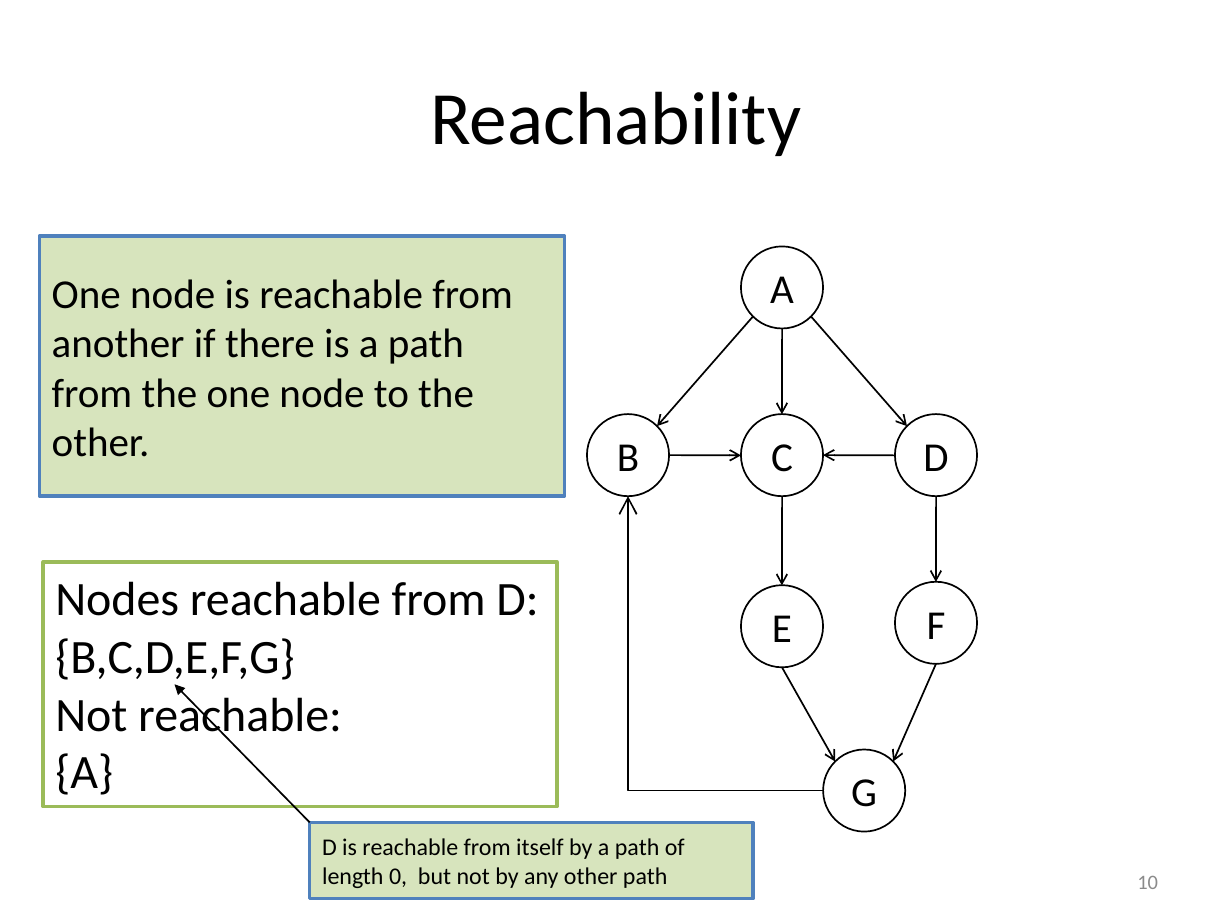
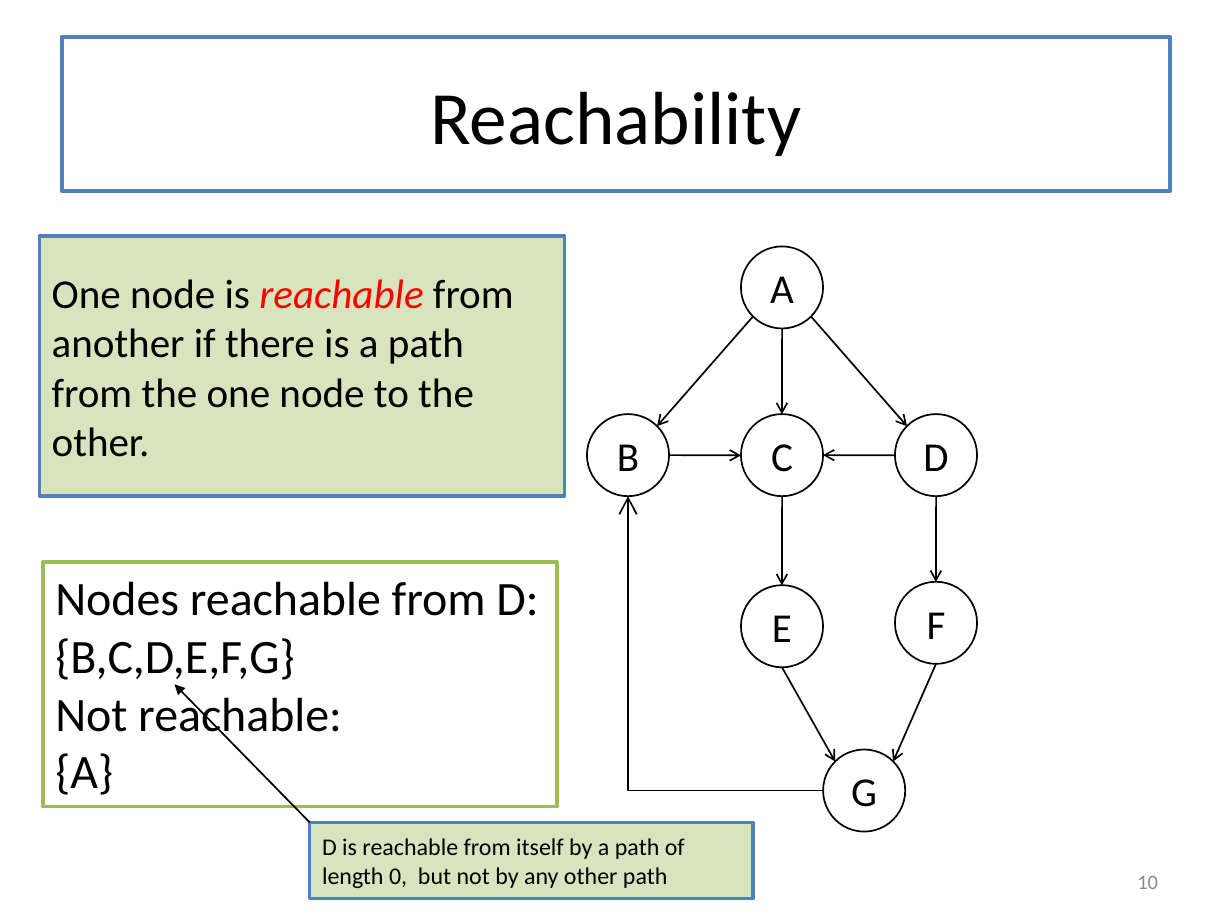
Before and after one commit to mwand/cs5010f16, a slide deck: slide 10 of Slides/Lesson 8.4 Searching in a Graph.pptx. Drawn at 1232x924 pixels with LibreOffice and Linux fonts; fonts in the diff are those of the drawing. Boxes give left, top, right and bottom in pixels: in the first picture for what was removed or moved away, otherwise in the second. Text is boxed around its words. In the diff, an @@ line names an element or a change of style, - is before the commit and + after.

```diff
--- a/Slides/Lesson 8.4 Searching in a Graph.pptx
+++ b/Slides/Lesson 8.4 Searching in a Graph.pptx
@@ title "Reachability": place and size @@
-title "Reachability" at [430, 91, 801, 156]
+title "Reachability" at [62, 37, 1170, 191]
@@ title "Reachability" at [62, 37, 1170, 191]: fill none to #FFFFFF; outline none to #4F81BD 2.25 pt @@
@@ rectangle "One node is reachable from ..." at [39, 237, 564, 496]: text colour #000000 to #FF0000, italic on in "reachable" @@
```
Also in this commit, not shown: 34 other slides changed, 1 slide removed, 18 other files.
